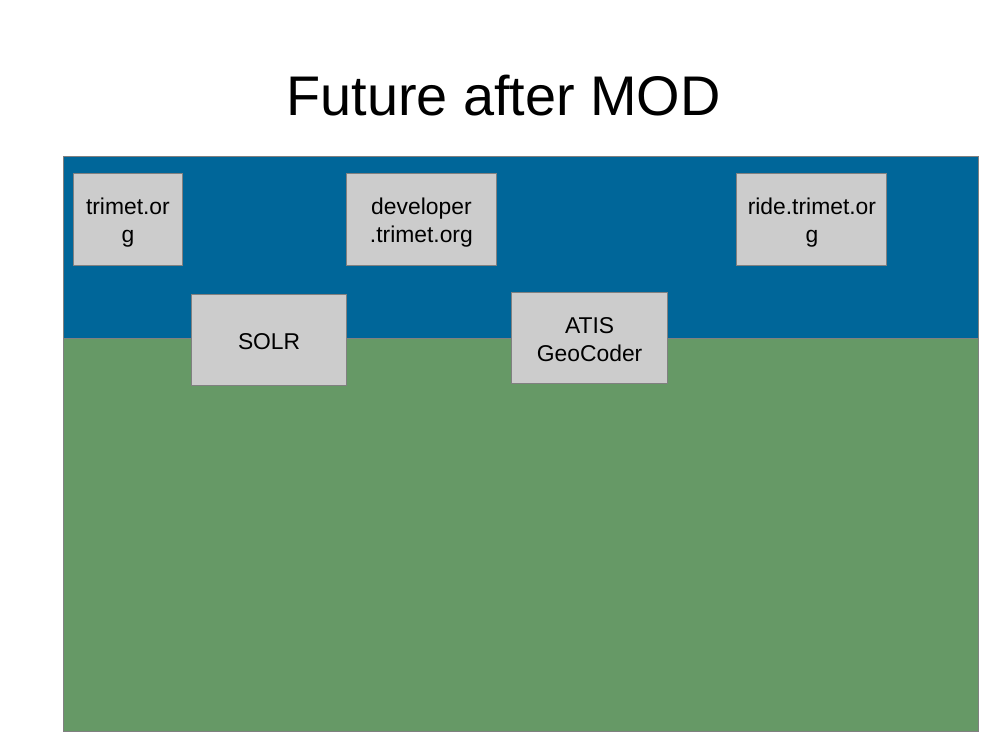
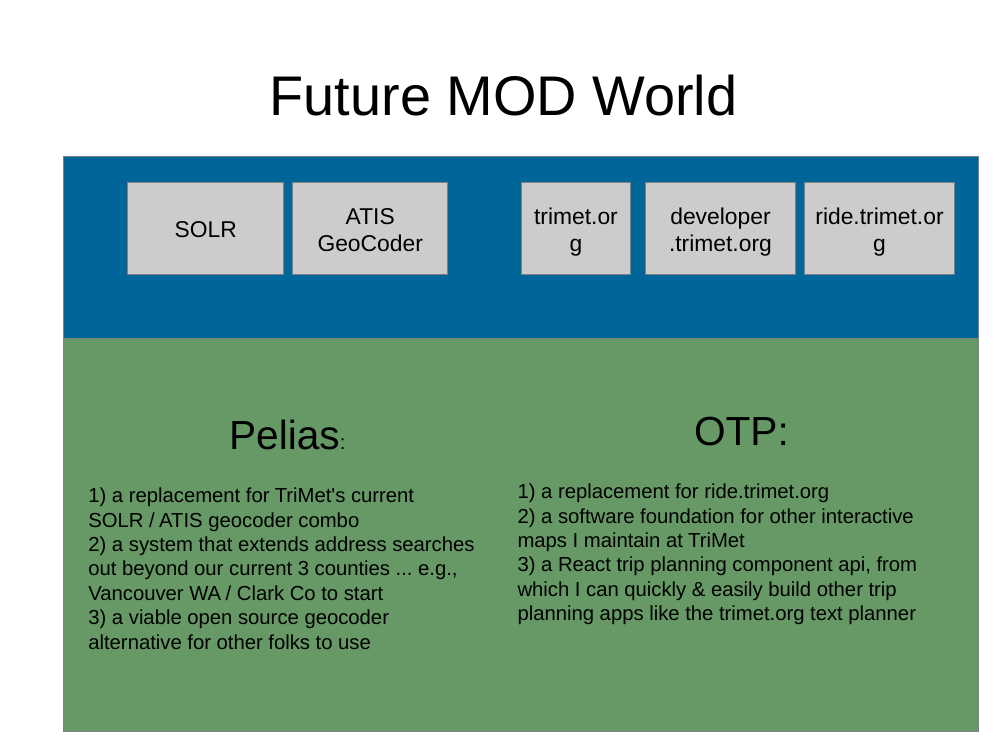
Before and after one commit to OpenTransitTools/docs, a slide deck: slide 9 of trimet/TriMet Trip Planning Architecture.odp. Drawn at 1008x756 pixels with LibreOffice and Linux fonts; fonts in the diff are those of the drawing. Boxes give left, top, right and bottom in pixels: in the first picture for what was removed or moved away, otherwise in the second. Text is boxed around its words. In the diff, an @@ line names an element or a change of style, - is before the commit and + after.

Commit message:
add my 3 wishes for Pelias and OTP

```diff
--- a/trimet/TriMet Trip Planning Architecture.odp
+++ b/trimet/TriMet Trip Planning Architecture.odp
@@ title at <box>270,74,737,116</box>: text changed @@
-Future after MOD
+Future MOD World
@@ rectangle "SOLR": place and size @@
-rectangle "SOLR" at <box>191,295,347,386</box>
+rectangle "SOLR" at <box>128,183,284,274</box>
@@ rectangle "ATIS": place and size @@
-rectangle "ATIS" at <box>512,293,668,384</box>
+rectangle "ATIS" at <box>293,183,448,274</box>
@@ rectangle "trimet.org": place and size @@
-rectangle "trimet.org" at <box>73,174,183,265</box>
+rectangle "trimet.org" at <box>521,183,631,274</box>
@@ rectangle "developer": place and size @@
-rectangle "developer" at <box>347,174,497,265</box>
+rectangle "developer" at <box>646,183,796,274</box>
@@ rectangle "ride.trimet.org": place and size @@
-rectangle "ride.trimet.org" at <box>737,174,887,265</box>
+rectangle "ride.trimet.org" at <box>805,183,955,274</box>
@@ text added at <box>88,419,474,649</box>, 16 pt, text #000000 @@
+Pelias:
+1) a replacement for TriMet's current SOLR / ATIS geocoder combo
+2) a system that extends address searches out beyond our current 3 counties ... e.g., Vancouver WA / Clark Co to start
+3) a viable open source geocoder alternative for other folks to use
@@ text added at <box>518,416,918,624</box>, 16 pt, text #000000 @@
+OTP:
+1) a replacement for ride.trimet.org
+2) a software foundation for other interactive maps I maintain at TriMet
+3) a React trip planning component api, from which I can quickly & easily build other trip planning apps like the trimet.org text planner
```
